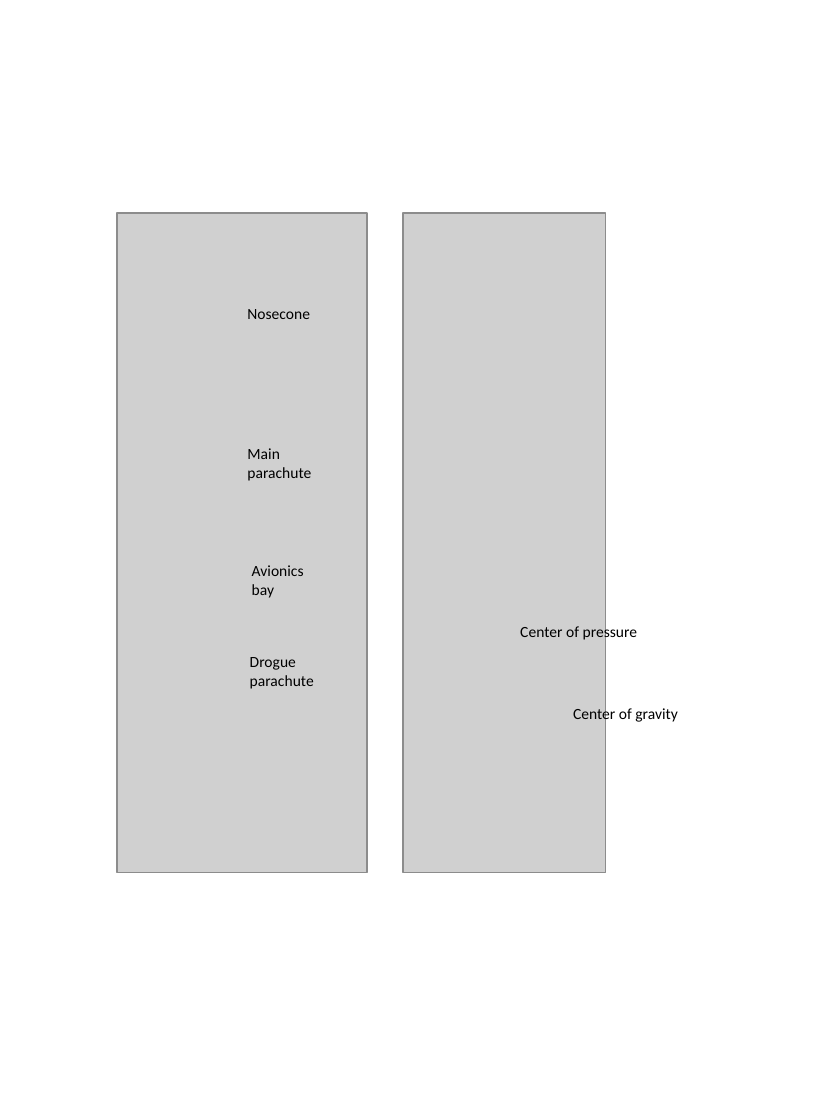
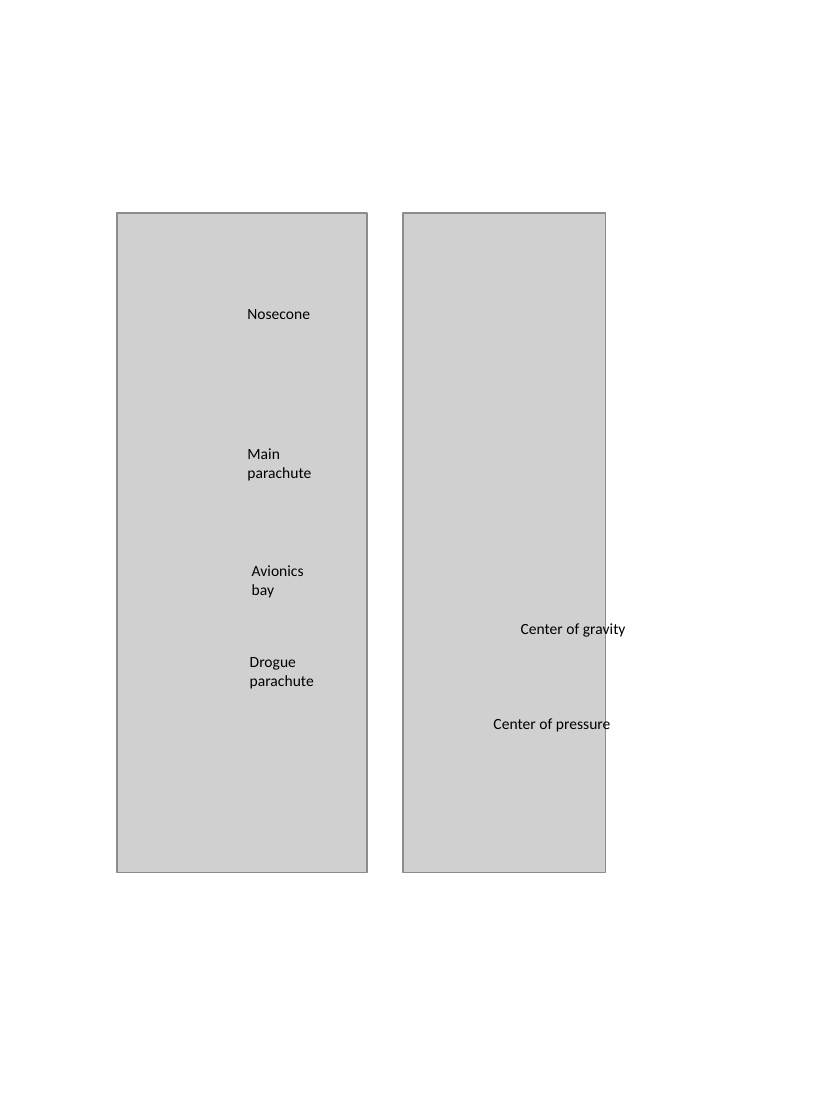
Before and after one commit to kjmath/portfolio, a slide deck: slide 1 of _site/assets/images/L3-rocket/L3_drawing.pptx. Drawn at 840x1120 pixels with LibreOffice and Linux fonts; fonts in the diff are those of the drawing; grey boxes stand for pictures. Boxes give left, top, right and bottom in pixels: in the first picture for what was removed or moved away, otherwise in the second. Text is boxed around its words. In the diff, an @@ line names an element or a change of style, - is before the commit and + after.

```diff
--- a/_site/assets/images/L3-rocket/L3_drawing.pptx
+++ b/_site/assets/images/L3-rocket/L3_drawing.pptx
@@ text "Center of gravity": place and size @@
-text "Center of gravity" at (573,706,678,724)
+text "Center of gravity" at (521,621,626,639)
@@ text "Center of pressure": place and size @@
-text "Center of pressure" at (520,624,638,642)
+text "Center of pressure" at (493,716,611,734)
```
Also in this commit, not shown: 22 other files.
